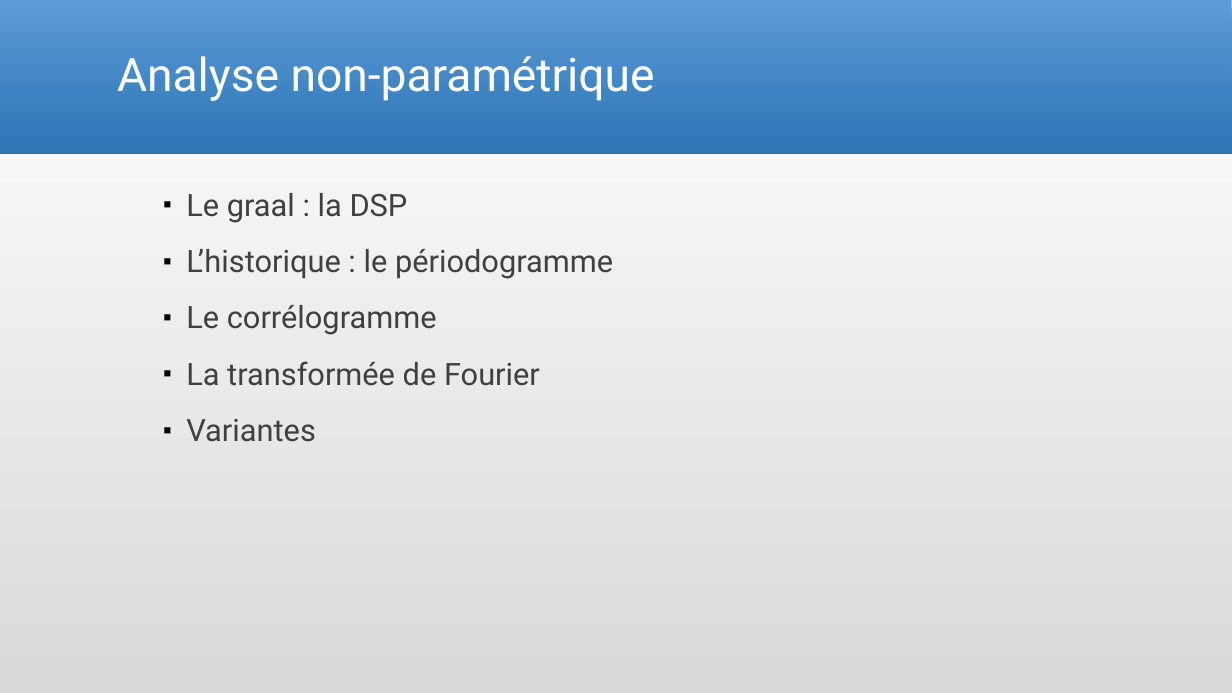
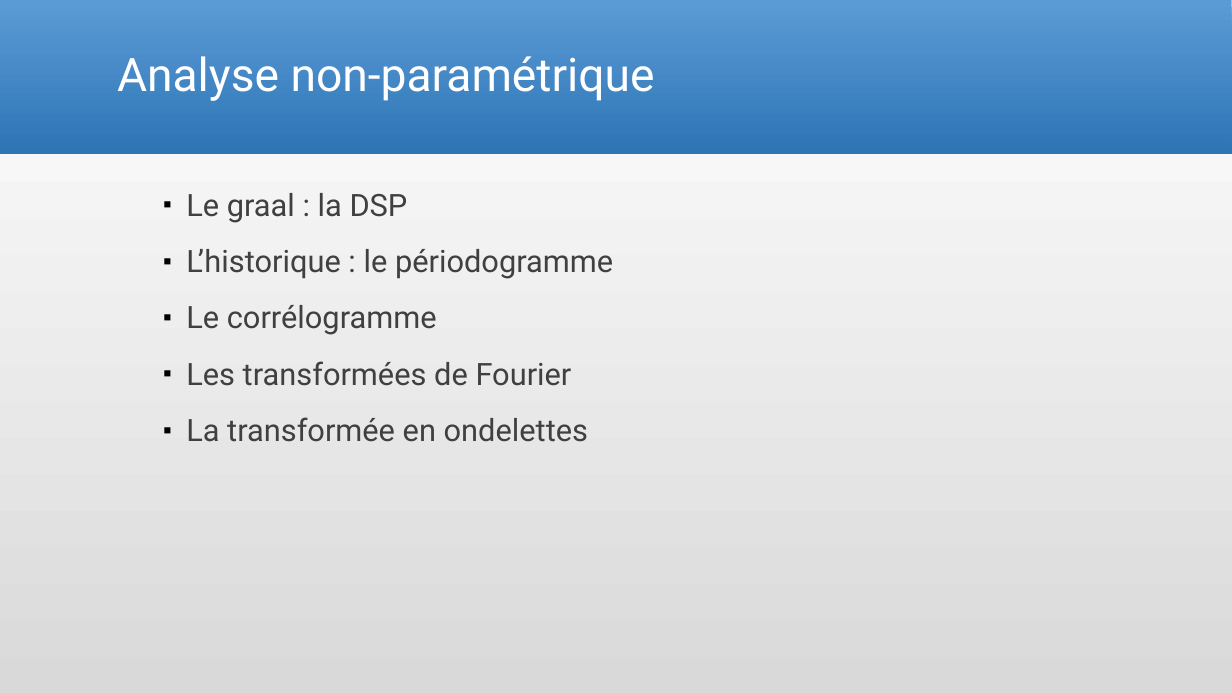
Before and after one commit to Arcyno/analyse_spectrale, a slide deck: slide 5 of Analyse spectrale_etienne.pptx. Drawn at 1232x693 pixels with LibreOffice and Linux fonts; fonts in the diff are those of the drawing. Boxes give left, top, right and bottom in pixels: in the first picture for what was removed or moved away, otherwise in the second. Text is boxed around its words. In the diff, an @@ line names an element or a change of style, - is before the commit and + after.

```diff
--- a/Analyse spectrale_etienne.pptx
+++ b/Analyse spectrale_etienne.pptx
@@ text at bbox=[186, 361, 588, 442]: text changed @@
-▪ La transformée de Fourier
-▪ Variantes
+▪ Les transformées de Fourier
+▪ La transformée en ondelettes
```
Also in this commit, not shown: 4 other slides changed, 2 slides added.
